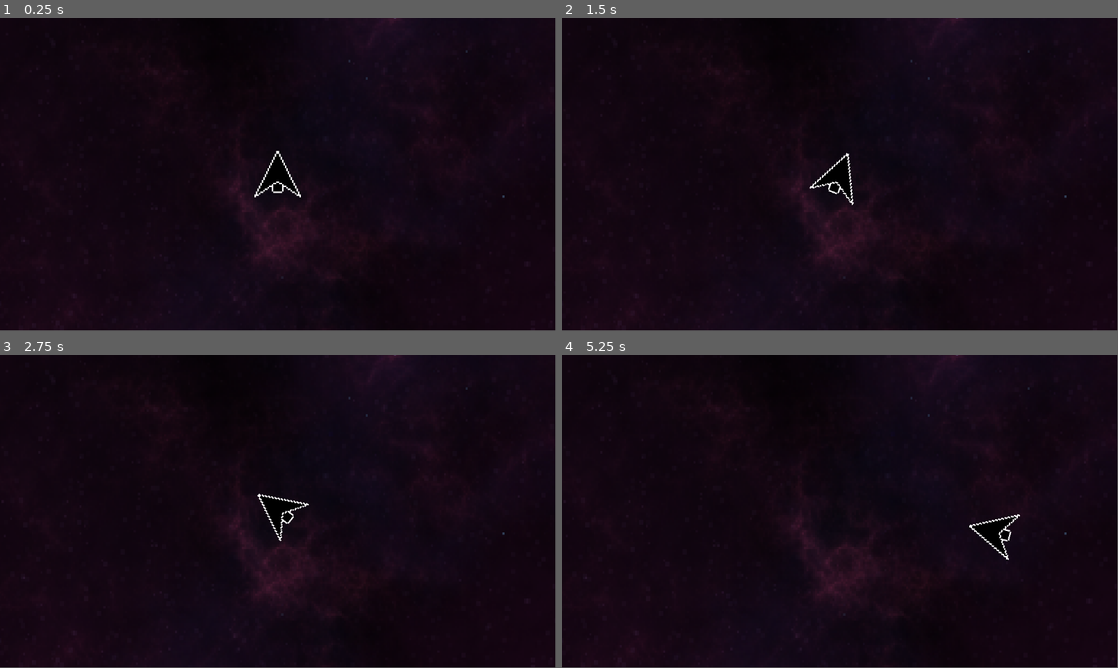
Above: before the commit, frames 1-4 (two rows, left to right).
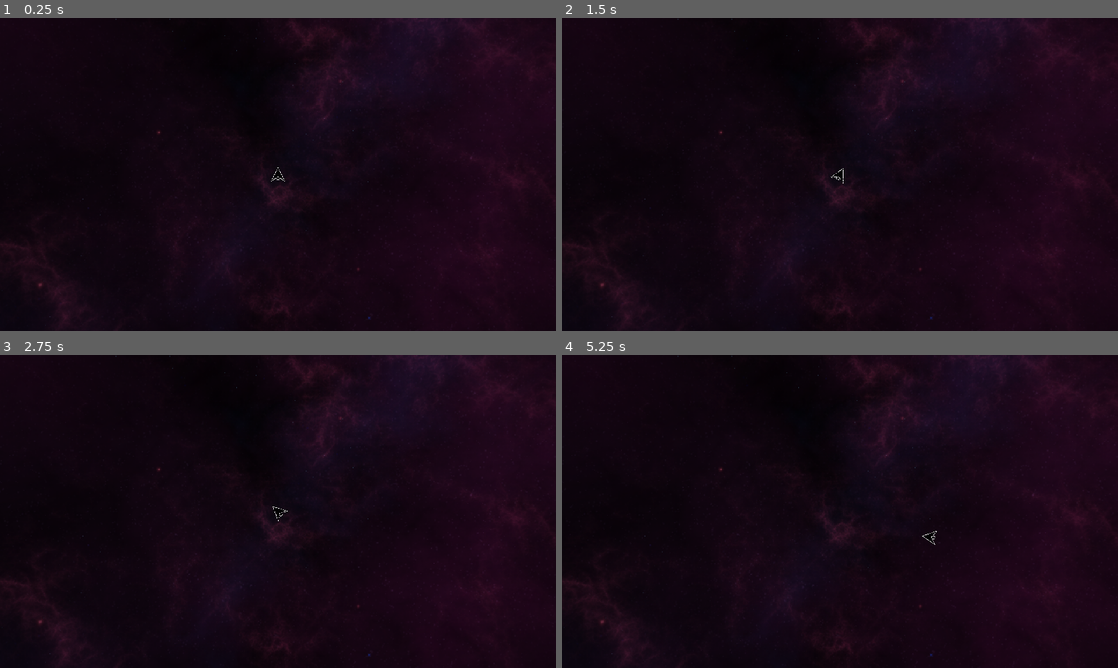
Above: after the commit, the same moments.

Repository: Portalbot1020/Test-Games
Game: Godot game, scene res://scenes/game.tscn
The game is run twice, just before and just after one commit, with the same random seed, the same clock (stepped at 60 frames per second) and the same inputs.
Inputs:
- Up to frame 1 (0.25 s): no input
- Up to frame 2 (1.5 s): tap Enter at 0.5 s; hold Right (ui_right) 0.53-1.28 s; hold Left (ui_left) from 1.28 s (still down)
- Up to frame 3 (2.75 s): release Left (ui_left) at 2.03 s; hold Right (ui_right) from 2.03 s (still down)
- Up to frame 4 (5.25 s): release Right (ui_right) at 2.78 s; hold Up (ui_up) 2.78-3.53 s; hold Left (ui_left) from 3.53 s (still down)
The window is 799x449 before the commit and 800x450 after it. Grey fills any space a smaller window leaves; there, only what the larger window draws over its background counts as a difference.

The runs differ from the first frame. In frame 1, 2.1% of the frame differs, in the area x 0-100%, y 0-97%; in frame 2, 2.1%; in frame 3, 2.0%; in frame 4, 2.1%.

Commit message:
Sceen Wrapping +VScode integration

Diff:
--- a/asteroids/project.godot
+++ b/asteroids/project.godot
@@ -14,6 +14,13 @@
 run/main_scene="res://scenes/game.tscn"
 config/features=PackedStringArray("4.4", "Forward Plus")
 config/icon="res://icon.svg"
+
+[display]
+
+window/size/viewport_width=1920
+window/size/viewport_height=1080
+window/size/borderless=true
+window/stretch/mode="viewport"
 
 [input]
 
@@ -49,9 +56,15 @@
 , Object(InputEventKey,"resource_local_to_scene":false,"resource_name":"","device":-1,"window_id":0,"alt_pressed":false …(183 unchanged characters)…
 ]
 }
+player_shoot={
+"deadzone": 0.2,
+"events": [Object(InputEventKey,"resource_local_to_scene":false,"resource_name":"","device":-1,"window_id":0,"alt_pressed":false,"shift_pressed":false,"ctrl_pressed":false,"meta_pressed":false,"pressed":false,"keycode":0,"physical_keycode":32,"key_label":0,"unicode":32,"location":0,"echo":false,"script":null)
+]
+}
 
 [physics]
 
+2d/physics_engine="GodotPhysics2D"
 2d/default_gravity_vector=Vector2(0, -0.023)
 
 [rendering]
--- /dev/null
+++ b/asteroids/scenes/bullet.tscn
@@ -0,0 +1,7 @@
+[gd_scene format=3 uid="uid://ckgmef2ea7q7j"]
+
+[node name="bullet" type="Node2D"]
+
+[node name="Area2D" type="Area2D" parent="."]
+
+[node name="CollisionShape2D" type="CollisionShape2D" parent="Area2D"]
--- a/asteroids/scenes/game.tscn
+++ b/asteroids/scenes/game.tscn
@@ -8,11 +8,9 @@
 script = ExtResource("1_lnu2h")
 
 [node name="SpaceBg" type="Sprite2D" parent="."]
-position = Vector2(1, 1)
-scale = Vector2(1.5, 1.7)
 texture = ExtResource("2_lnu2h")
 
-[node name="RigidBody2D" parent="." instance=ExtResource("1_uwrxv")]
+[node name="Player" parent="." instance=ExtResource("1_uwrxv")]
 gravity_scale = 0.0
 
 [node name="Camera2D" type="Camera2D" parent="."]
--- a/asteroids/scenes/player.tscn
+++ b/asteroids/scenes/player.tscn
@@ -3,17 +3,18 @@
 [ext_resource type="Texture2D" uid="uid://b5sjvsd7ehidg" path="res://assets/Spaceship.png" id="1_3vyb7"]
 [ext_resource type="Script" uid="uid://d3cw3y51nokfl" path="res://scripts/player.gd" id="1_g2els"]
 
-[sub_resource type="RectangleShape2D" id="RectangleShape2D_3vyb7"]
-size = Vector2(24, 20)
+[sub_resource type="ConvexPolygonShape2D" id="ConvexPolygonShape2D_g2els"]
+points = PackedVector2Array(15.5, 15.5, 0, 13, -15.5, 15.5, 0, -15.5)
 
-[node name="RigidBody2D" type="RigidBody2D"]
+[node name="Player" type="RigidBody2D"]
 linear_damp = 1.0
 angular_damp = 2.0
 script = ExtResource("1_g2els")
 
 [node name="Sprite2D" type="Sprite2D" parent="."]
+scale = Vector2(0.5, 0.5)
 texture = ExtResource("1_3vyb7")
 
 [node name="CollisionShape2D" type="CollisionShape2D" parent="."]
-position = Vector2(-2, 0)
-shape = SubResource("RectangleShape2D_3vyb7")
+scale = Vector2(0.5, 0.5)
+shape = SubResource("ConvexPolygonShape2D_g2els")
--- a/asteroids/scripts/game.gd
+++ b/asteroids/scripts/game.gd
@@ -1,8 +1,36 @@
 extends Node2D
 
+func _physics_process(_delta):
+	var viewport_size = get_viewport_rect().size
+	var player = $Player
+	var camera = $Camera2D
 
+	if player and camera:
+		# Get sprite size for offset calculations
+		var sprite = player.get_node("Sprite2D")
+		var sprite_width = 0
+		var sprite_height = 0
+		if sprite and sprite.texture:
+			sprite_width = sprite.texture.get_width() * sprite.scale.x
+			sprite_height = sprite.texture.get_height() * sprite.scale.y
 
-func _process(delta):
-	var tama = get_viewport_rect().size
-	position.x = wrapf(position.x, 0, tama.x)
-	position.y = wrapf(position.y, 0, tama.y)
+		# Account for camera zoom
+		var actual_width = viewport_size.x / camera.zoom.x
+		var actual_height = viewport_size.y / camera.zoom.y
+
+		# Center the wrapping around camera position
+		var left = camera.global_position.x - actual_width/2
+		var right = camera.global_position.x + actual_width/2
+		var top = camera.global_position.y - actual_height/2
+		var bottom = camera.global_position.y + actual_height/2
+
+		# Wrap position (accounting for sprite size)
+		if player.global_position.x < left - sprite_width:
+			player.global_position.x = right + sprite_width/2
+		elif player.global_position.x > right + sprite_width:
+			player.global_position.x = left - sprite_width/2
+
+		if player.global_position.y < top - sprite_height:
+			player.global_position.y = bottom + sprite_height/2
+		elif player.global_position.y > bottom + sprite_height:
+			player.global_position.y = top - sprite_height/2
--- a/asteroids/scripts/player.gd
+++ b/asteroids/scripts/player.gd
@@ -1,8 +1,10 @@
 extends RigidBody2D
 
 var thrust = Vector2(0, -250)
-var torque = 3000
+var torque = 1500
+signal shoot(bullet, direction, location)
 
+# Player Movement
 func _integrate_forces(state):
 	if Input.is_action_pressed("ui_up"):
 		state.apply_central_force(thrust.rotated(rotation))
